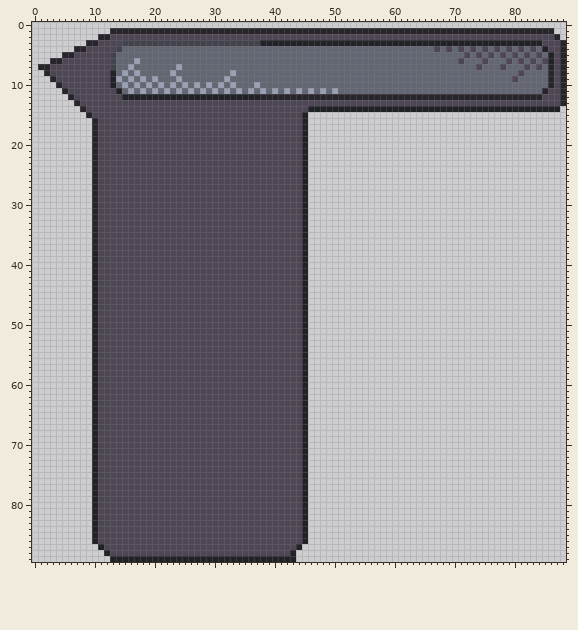
File history of a pixel-art file, art/ui/nameplate-frame.ase. That is the earlier state.
89x90 pixels, 1 frame.
The same view after the edit:
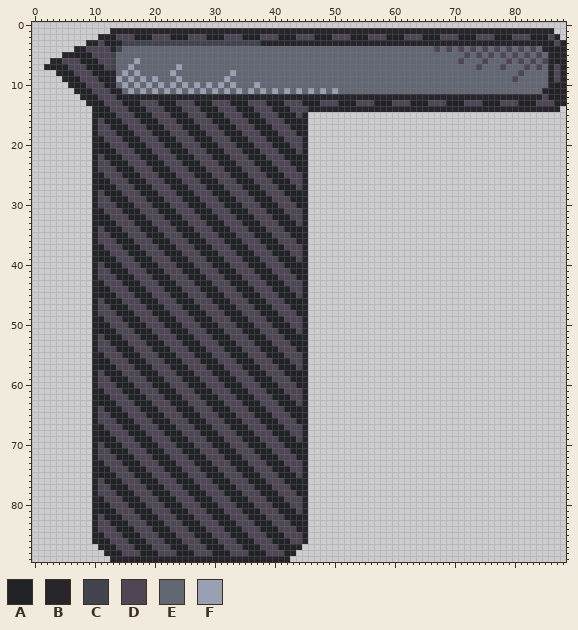
Palette (. is transparent): A #212226  B #28242b  C #42444d  D #4e4654  E #636673  F #9a9fb3
Edits made:
Changed rows in their new state; - is an unchanged pixel.
first column x 1:
 2 ------------A---AAA---AAA---AAA---AAA---AAA---AAA---AAA---AAA---AAA---AAA---AAA---AAA--
 3 -----------AAB-----------------------BBBBBBBBBBBBBBBBBBBBBBBBBBBBBBBBBBBBBBBBBBBBBBBAA-
 4 ------------B-----------------------------------------------------------------------BAA
 5 ------AAA----------------------------------------------------------------------------BA
 6 -------AAA---------------------------------------------------------------------------BA
 7 .-AAA---AAA----------------------------------------------------------------------------
 8 -..BAA---AAAB--------------------------------------------------------------------------
 9 --..BAA---AAB--------------------------------------------------------------------------
10 ---..BAA---AB-------------------------------------------------------------------------A
11 ----..BAA---AB-----------------------------------------------------------------------AA
12 -----..BAA---ABBBBBBBBBBBBBBBBBBBBBBB------------------------------------------------AA
13 ------..BAA---AAA---AAA---AAA---AAA---AAA---AAA---AAA---AAA---AAA---AAA---AAA---AAA---A
14 -------..BAA---AAA---AAA---AAA---AAA---AAA---BBBBBBBBBBBBBBBBBBBBBBBBBBBBBBBBBBBBBBBBBB
15 --------.BAAA---AAA---AAA---AAA---AAA---AAA-B------------------------------------------
16 -----------AAA---AAA---AAA---AAA---AAA---AAAB------------------------------------------
17 ------------AAA---AAA---AAA---AAA---AAA---AAB------------------------------------------
18 -------------AAA---AAA---AAA---AAA---AAA---AB------------------------------------------
19 ----------A---AAA---AAA---AAA---AAA---AAA---B------------------------------------------
20 ----------AA---AAA---AAA---AAA---AAA---AAA--B------------------------------------------
21 ----------AAA---AAA---AAA---AAA---AAA---AAA-B------------------------------------------
22 -----------AAA---AAA---AAA---AAA---AAA---AAAB------------------------------------------
23 ------------AAA---AAA---AAA---AAA---AAA---AAB------------------------------------------
24 -------------AAA---AAA---AAA---AAA---AAA---AB------------------------------------------
25 ----------A---AAA---AAA---AAA---AAA---AAA---B------------------------------------------
26 ----------AA---AAA---AAA---AAA---AAA---AAA--B------------------------------------------
27 ----------AAA---AAA---AAA---AAA---AAA---AAA-B------------------------------------------
28 -----------AAA---AAA---AAA---AAA---AAA---AAAB------------------------------------------
29 ------------AAA---AAA---AAA---AAA---AAA---AAB------------------------------------------
30 -------------AAA---AAA---AAA---AAA---AAA---AB------------------------------------------
31 ----------A---AAA---AAA---AAA---AAA---AAA---B------------------------------------------
32 ----------AA---AAA---AAA---AAA---AAA---AAA--B------------------------------------------
33 ----------AAA---AAA---AAA---AAA---AAA---AAA-B------------------------------------------
34 -----------AAA---AAA---AAA---AAA---AAA---AAAB------------------------------------------
35 ------------AAA---AAA---AAA---AAA---AAA---AAB------------------------------------------
36 -------------AAA---AAA---AAA---AAA---AAA---AB------------------------------------------
37 ----------A---AAA---AAA---AAA---AAA---AAA---B------------------------------------------
38 ---------BAA---AAA---AAA---AAA---AAA---AAA--B------------------------------------------
39 ---------BAAA---AAA---AAA---AAA---AAA---AAA-B------------------------------------------
40 ---------B-AAA---AAA---AAA---AAA---AAA---AAAB------------------------------------------
41 ---------B--AAA---AAA---AAA---AAA---AAA---AAB------------------------------------------
42 ---------B---AAA---AAA---AAA---AAA---AAA---AB------------------------------------------
43 ---------BA---AAA---AAA---AAA---AAA---AAA---B------------------------------------------
44 ---------BAA---AAA---AAA---AAA---AAA---AAA--B------------------------------------------
45 ---------BAAA---AAA---AAA---AAA---AAA---AAA-B------------------------------------------
46 ---------B-AAA---AAA---AAA---AAA---AAA---AAAB------------------------------------------
47 ---------B--AAA---AAA---AAA---AAA---AAA---AAB------------------------------------------
48 ---------B---AAA---AAA---AAA---AAA---AAA---AB------------------------------------------
49 ---------BA---AAA---AAA---AAA---AAA---AAA---B------------------------------------------
50 ---------BAA---AAA---AAA---AAA---AAA---AAA--B------------------------------------------
51 ---------BAAA---AAA---AAA---AAA---AAA---AAA-B------------------------------------------
52 ---------B-AAA---AAA---AAA---AAA---AAA---AAAB------------------------------------------
53 ---------B--AAA---AAA---AAA---AAA---AAA---AAB------------------------------------------
54 ---------B---AAA---AAA---AAA---AAA---AAA---AB------------------------------------------
55 ---------BA---AAA---AAA---AAA---AAA---AAA---B------------------------------------------
56 ---------BAA---AAA---AAA---AAA---AAA---AAA--B------------------------------------------
57 ---------BAAA---AAA---AAA---AAA---AAA---AAA-B------------------------------------------
58 ---------B-AAA---AAA---AAA---AAA---AAA---AAAB------------------------------------------
59 ---------B--AAA---AAA---AAA---AAA---AAA---AAB------------------------------------------
60 ---------B---AAA---AAA---AAA---AAA---AAA---AB------------------------------------------
61 ---------BA---AAA---AAA---AAA---AAA---AAA---B------------------------------------------
62 ---------BAA---AAA---AAA---AAA---AAA---AAA--B------------------------------------------
63 ---------BAAA---AAA---AAA---AAA---AAA---AAA-B------------------------------------------
64 ---------B-AAA---AAA---AAA---AAA---AAA---AAAB------------------------------------------
65 ---------B--AAA---AAA---AAA---AAA---AAA---AAB------------------------------------------
66 ---------B---AAA---AAA---AAA---AAA---AAA---AB------------------------------------------
67 ---------BA---AAA---AAA---AAA---AAA---AAA---B------------------------------------------
68 ---------BAA---AAA---AAA---AAA---AAA---AAA--B------------------------------------------
69 ---------BAAA---AAA---AAA---AAA---AAA---AAA-B------------------------------------------
70 ---------B-AAA---AAA---AAA---AAA---AAA---AAAB------------------------------------------
71 ---------B--AAA---AAA---AAA---AAA---AAA---AAB------------------------------------------
72 ---------B---AAA---AAA---AAA---AAA---AAA---AB------------------------------------------
73 ---------BA---AAA---AAA---AAA---AAA---AAA---B------------------------------------------
74 ---------BAA---AAA---AAA---AAA---AAA---AAA--B------------------------------------------
75 ---------BAAA---AAA---AAA---AAA---AAA---AAA-B------------------------------------------
76 ---------B-AAA---AAA---AAA---AAA---AAA---AAAB------------------------------------------
77 ---------B--AAA---AAA---AAA---AAA---AAA---AAB------------------------------------------
78 ---------B---AAA---AAA---AAA---AAA---AAA---AB------------------------------------------
79 ---------BA---AAA---AAA---AAA---AAA---AAA---B------------------------------------------
80 ---------BAA---AAA---AAA---AAA---AAA---AAA--B------------------------------------------
81 ---------BAAA---AAA---AAA---AAA---AAA---AAA-B------------------------------------------
82 ---------B-AAA---AAA---AAA---AAA---AAA---AAAB------------------------------------------
83 ---------B--AAA---AAA---AAA---AAA---AAA---AAB------------------------------------------
84 ---------B---AAA---AAA---AAA---AAA---AAA---AB------------------------------------------
85 ---------BA---AAA---AAA---AAA---AAA---AAA---B------------------------------------------
86 ---------BAA---AAA---AAA---AAA---AAA---AAA--B------------------------------------------
87 ----------BAA---AAA---AAA---AAA---AAA---AAAB-------------------------------------------
88 -----------BAA---AAA---AAA---AAA---AAA---AB--------------------------------------------
89 ------------BBBBBBBBBBBBBBBBBBBBBBBBBBBBBB.--------------------------------------------
